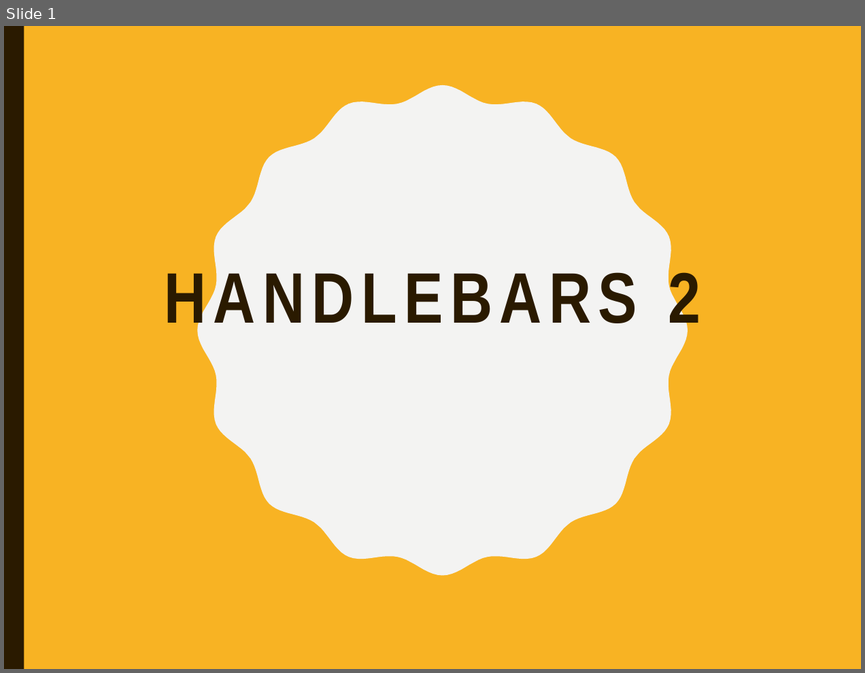
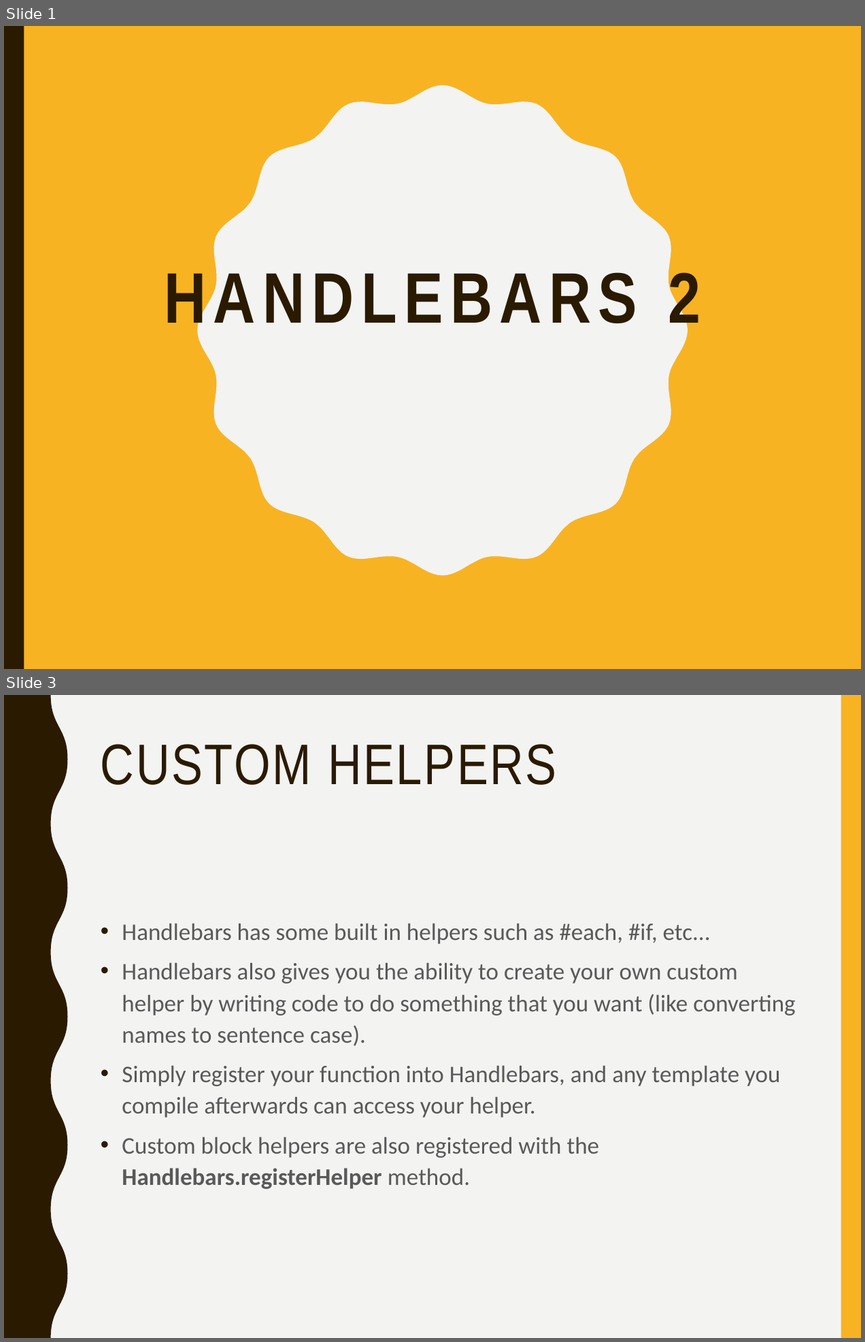
Before and after one commit to mlyngweb1/Website-Development-2-src, a slide deck: topic-10-Handlebars-2/talk-1/talk-1.pptx. Shown one above the other, each under a label of ours: slide 1 before the commit, slides 1 and 3 after it; the slides between them are not shown. The pictures are 865x673 and 865x1342 pixels, drawn with LibreOffice and Linux fonts; fonts in the diff are those of the drawing. Boxes give left, top, right and bottom in pixels: in the first picture for what was removed or moved away, otherwise in the second. Text is boxed around its words. In the diff, an @@ line names an element or a change of style, - is before the commit and + after.

Commit message:
Handlebars 2

```diff
--- a/topic-10-Handlebars-2/talk-1/talk-1.pptx
+++ b/topic-10-Handlebars-2/talk-1/talk-1.pptx
@@ slide 3 added at (4, 695, 861, 1338), background #F3F3F2 @@
@@ freeform shape added at (4, 695, 67, 1338), fill #2A1A00 @@
@@ rectangle added at (841, 695, 861, 1338), fill #F8B323 @@
@@ title added at (101, 744, 557, 785), 48 pt, text #2A1A00 @@
+CUSTOM HELPERS
@@ text added at (122, 923, 795, 1189), 20 pt, text #595959 @@
+• Handlebars has some built in helpers such as #each, #if, etc...
+• Handlebars also gives you the ability to create your own custom helper by writing code to do something that you want (like converting names to sentence case).
+• Simply register your function into Handlebars, and any template you compile afterwards can access your helper.
+• Custom block helpers are also registered with the Handlebars.registerHelper method.
```
Also in this commit, not shown: 15 other slides added, 52 other files.
